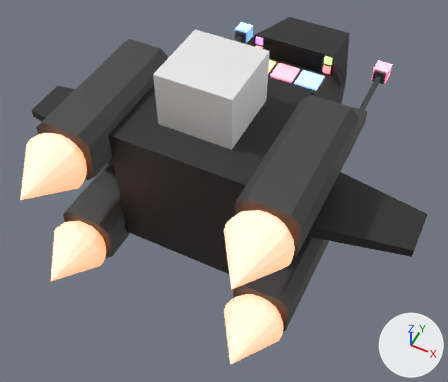
One commit to the glTF model dist/models/ship.glb: the scene before it, then after it.
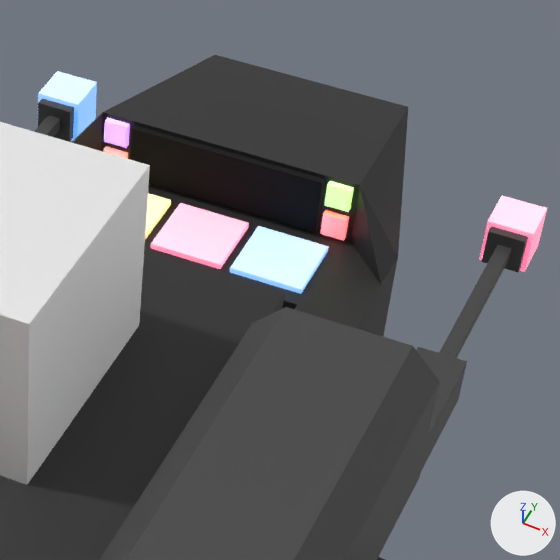
Each version is shown whole from a 50 mm lens placed at (1.104, -2.464, 2.861), pointed at (0.049, -0.355, 0.225), then close up on the part from 50% to 88% of the width and 0% to 45% of the height. Arrows for +X, +Y and +Z are at lower right; the lights stay in place. Where no turn or scale is listed for an object, it has been applied to the vertices.

In view in the first close-up: 'Cube.004', 'ship', 'ship-button-blue', 'ship-button-green', 'ship-button-orange', 'ship-button-pink', 'ship-button-purple', 'ship-button-red', 'ship-button-yellow', 'ship-engines', 'ship-guns', 'ship-laser.L', 'ship-laser.R', 'ship-screen'.
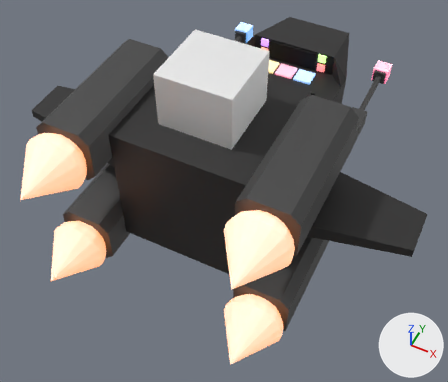
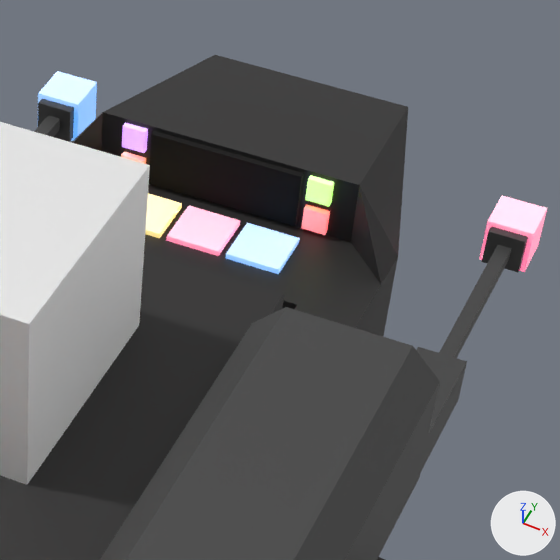
Changed parts and their boxes [x1, y1, x2, y2] in the close-ups (560 x 560 px):
'ship-screen', rescaled (20% narrower, 11% shorter)
    before: [130, 125, 325, 232]
    after: [149, 131, 304, 226]
'ship-button-blue', moved, rescaled (25% narrower, 25% shorter)
    before: [230, 226, 329, 294]
    after: [226, 223, 300, 274]
'ship-button-pink', moved, rescaled (25% narrower, 24% shorter)
    before: [150, 203, 249, 269]
    after: [166, 206, 240, 256]
'ship-button-green', moved
    before: [324, 181, 354, 212]
    after: [305, 175, 334, 207]
'ship-button-red', moved
    before: [320, 210, 349, 241]
    after: [301, 204, 330, 235]
'ship-button-purple', moved
    before: [104, 117, 130, 148]
    after: [122, 123, 148, 153]
'ship-button-yellow', moved, rescaled
    before: [145, 193, 171, 239]
    after: [145, 193, 182, 238]
'ship-button-orange', moved
    before: [103, 146, 128, 159]
    after: [121, 152, 146, 164]

Patch to the scene script:
```diff
--- a/dist/models/ship.glb.py
+++ b/dist/models/ship.glb.py
@@ ob_ship_button_blue @@
 ob_ship_button_blue.parent = ob_ship
-ob_ship_button_blue.location = (0.17, 0.628, 0.263)
-ob_ship_button_blue.scale = (0.75, 0.75, 0.25)
+ob_ship_button_blue.location = (0.127, 0.647, 0.263)
+ob_ship_button_blue.scale = (0.562, 0.562, 0.25)
@@ ob_ship_button_green @@
 ob_ship_button_green = bpy.data.objects.new('ship-button-green', me_cube_030)
-ob_ship_button_green.location = (0.239, 0.743, 0.465)
+ob_ship_button_green.location = (0.199, 0.743, 0.465)
@@ ob_ship_button_orange @@
 ob_ship_button_orange = bpy.data.objects.new('ship-button-orange', me_cube_033)
-ob_ship_button_orange.location = (-0.239, 0.743, 0.396)
+ob_ship_button_orange.location = (-0.199, 0.743, 0.396)
@@ ob_ship_button_pink @@
 ob_ship_button_pink.parent = ob_ship
-ob_ship_button_pink.location = (0.0, 0.628, 0.263)
-ob_ship_button_pink.scale = (0.75, 0.75, 0.25)
+ob_ship_button_pink.location = (0.0, 0.647, 0.263)
+ob_ship_button_pink.scale = (0.562, 0.562, 0.25)
@@ ob_ship_button_purple @@
 ob_ship_button_purple = bpy.data.objects.new('ship-button-purple', me_cube_031)
-ob_ship_button_purple.location = (-0.239, 0.743, 0.465)
+ob_ship_button_purple.location = (-0.199, 0.743, 0.465)
@@ ob_ship_button_red @@
 ob_ship_button_red = bpy.data.objects.new('ship-button-red', me_cube_032)
-ob_ship_button_red.location = (0.239, 0.743, 0.396)
+ob_ship_button_red.location = (0.199, 0.743, 0.396)
@@ ob_ship_button_yellow @@
 ob_ship_button_yellow.parent = ob_ship
-ob_ship_button_yellow.location = (-0.17, 0.628, 0.263)
-ob_ship_button_yellow.scale = (0.75, 0.75, 0.25)
+ob_ship_button_yellow.location = (-0.127, 0.647, 0.263)
+ob_ship_button_yellow.scale = (0.562, 0.562, 0.25)
@@ ob_ship_screen @@
 ob_ship_screen.location = (0.000154, 0.743, 0.345)
-ob_ship_screen.scale = (1.11, 1.0, 0.348)
+ob_ship_screen.scale = (0.877, 1.0, 0.348)
```
